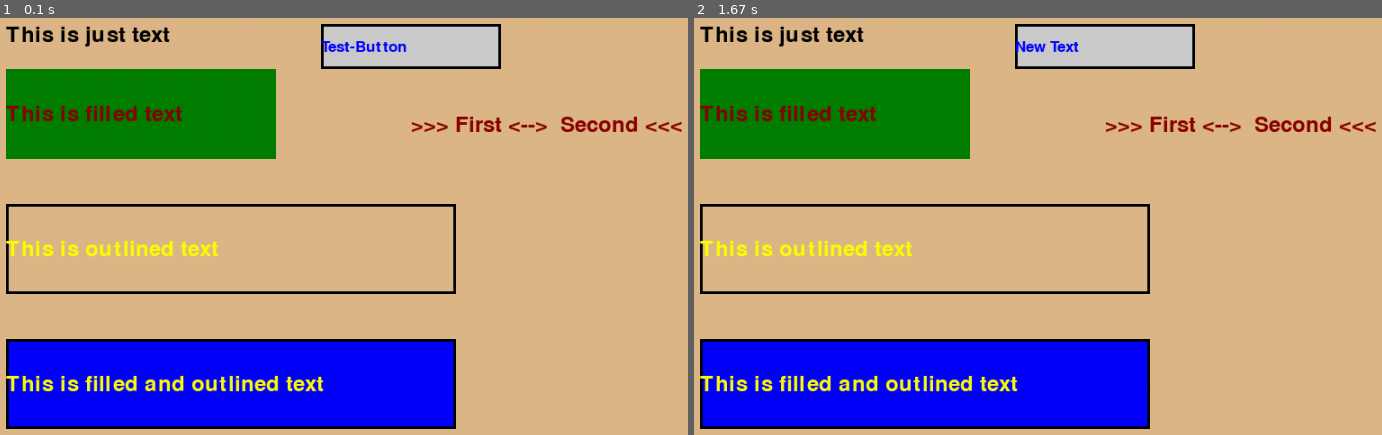
Above: before the commit, frames 1-2 (left to right).
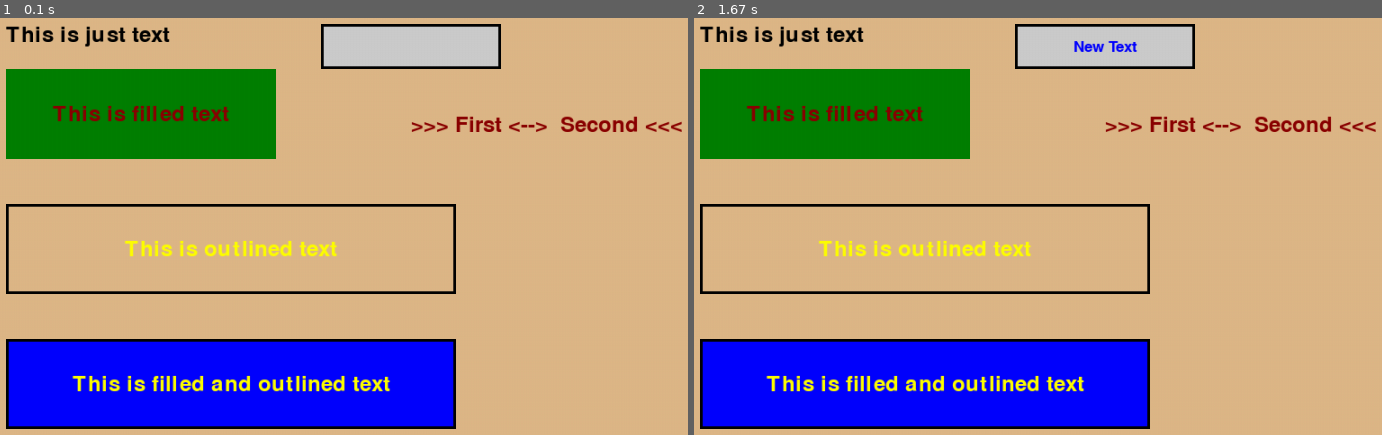
Above: after the commit, the same moments.

Repository: BrianDunneKK/cdkk
Game: pygame game, started from Test_cdkkSprite.py
Two runs of this game, one before a commit and one after it. Both use one fixed random seed, a clock stepped at 60 frames per second and the inputs below.
Inputs (mouse positions are in pixels of both pictures, inside the frame that each line leads up to):
- Up to frame 1 (0.1 s): no input
- Up to frame 2 (1.67 s): press the mouse at (1106, 47) at 0.37 s; move the mouse to (1203, 72) at 0.47 s; release the mouse at (1306, 97) at 0.6 s

The runs differ from the first frame. In frame 1, 3.1% of the frame differs, in the area x 0-60%, y 5-90%; in frame 2, 3.2%, in the area x 0-65%, y 5-90%.

Commit message:
Rename files; Split cdkkSprite

Diff:
--- a/TestPyGameSprite.py
+++ b/Test_cdkkSprite.py
@@ -1,4 +1,4 @@
-from PyGameApp import *
+from cdkkPyGameApp import *
 
 ### --------------------------------------------------
 
--- a/TestAnimation.py
+++ b/Test_cdkkUtils_Animation.py
@@ -1,4 +1,4 @@
-from PyGameApp import *
+from cdkkPyGameApp import *
 
 anim = Animation_Counter()
 anim.setup(5, ANIMATE_LOOP, 3)
@@ -24,7 +24,6 @@
     anim.next_loop()
     sequence.append(anim.current_image)
 print(sequence)
-
 
 anim.setup(5, ANIMATE_LOOP+ANIMATE_REVERSE, 3)
 print("--- ANIMATE_LOOP + ANIMATE_REVERSE ---")
--- a/TestPhysicsBall.py
+++ b/Test_cdkkUtils_Physics.py
@@ -1,4 +1,4 @@
-from PyGameApp import *
+from cdkkPyGameApp import *
 
 ### --------------------------------------------------
 
--- a/PyGameApp.py
+++ b/cdkkPyGameApp.py
@@ -1,8 +1,6 @@
 import pygame
 import os
-from PyGameSprite import *
-from PyGameUtils import *
-from colour_constants import *
+from cdkkSprite import *
 
 os.environ['SDL_VIDEO_CENTERED'] = '1'
 
--- a/PyGameSprite.py
+++ b/cdkkSprite.py
@@ -2,8 +2,8 @@
 
 import pygame
 import uuid
-from PyGameUtils import *
-from colour_constants import *
+from cdkkUtils import *
+from cdkkColours import *
 
 class Sprite(pygame.sprite.Sprite):
     def __init__(self, name=""):
@@ -282,7 +282,7 @@
         self._format_string = None
         self._colour_text = None
         self._auto_size = auto_size
-        self._align_horiz = -1  # -1=Left; 0=Centre; 1=Right
+        self._align_horiz = 0   # -1=Left; 0=Centre; 1=Right
         self._align_vert  = 0   # -1=Top; 0=Middle; 1=Bottom
 
     def setup_textbox(self, width, height, text_colour="black", text_size=36, box_colours=None):
@@ -291,9 +291,8 @@
         self.rect.height = height
         self.setup_text(text_size, text_colour)
 
-    def setup_text(self, textsize, textcolour="black", format_string="{0}", fontfile=None):
-        if self._text is None:
-            self._text = ""
+    def setup_text(self, textsize, textcolour="black", format_string="{0}", fontfile=None, text=""):
+        self.text = text
         self._font = pygame.font.Font(None, textsize)
         self.text_format = format_string
         self._colour_text = colours[textcolour]
@@ -607,14 +606,9 @@
 ### --------------------------------------------------
 
 class SpriteGroup(pygame.sprite.Group):
-    @property
-    def sprites_uuid_rect(self):
-        ur = []
-        for s in self.sprites():
-            ur.append((s.uuid, s.rect))
-        return ur
-
     def collide(self, sprite_group, dokilla=False, dokillb=False, collided=pygame.sprite.collide_mask):
         coll_dict = pygame.sprite.groupcollide(self, sprite_group, dokilla, dokillb, collided)
         # logger.debug("Collide: {0} with {1}".format("A", "B"))
         return coll_dict
+
+### --------------------------------------------------
--- /dev/null
+++ b/cdkkSpriteExtra.py
@@ -0,0 +1,133 @@
+from cdkkSprite import *
+
+### --------------------------------------------------
+
+class Sprite_BoardGame_Board(Sprite_Shape):
+    def __init__(self, name="Board"):
+        super().__init__(name)
+        self._rows = self._cols = 0
+        self._cell0 = pygame.Rect(0,0,0,0)
+        self._xsize = self._ysize = 0
+
+    @property
+    def rows(self):
+        return self._rows
+
+    @property
+    def cols(self):
+        return self._cols
+
+    def cell_rect(self, col, row):
+        x = self.rect.left + col * self._cell0.width
+        y = self.rect.top + row * self._cell0.height
+        return pygame.Rect(x, y, self._cell0.width, self._cell0.height)
+
+    def setup_grid(self, board_colours, xsize, cols, event_on_click, rows=None, ysize=None, line_width=2):
+        if (len(board_colours) == 1):
+            board_colours.append(None)
+        if (len(board_colours) == 2):
+            board_colours.append(board_colours[0])
+        if (len(board_colours) == 3):
+            board_colours.append("white")
+        self.colours = board_colours
+        self.line_width = line_width
+        self.event_on_click = event_on_click
+        if ysize == None:
+            ysize = xsize
+        self._xsize = xsize
+        self._ysize = ysize
+        if rows == None:
+            rows = cols
+        self.rect.width = xsize * cols
+        self.rect.height = ysize * rows
+
+        self.setup_shape(self.rect, [self._colour_fill])
+        for i in range(0,cols):
+            for j in range (0,rows):
+                r = pygame.Rect(i * xsize, j * ysize, xsize, ysize)
+                if (i+j)%2 == 0:
+                    col = colours[self._colour_fill]
+                else:
+                    col = colours[self._colour_alt]
+                pygame.draw.rect(self.image, col, r)
+                if (self._colour_line != None):
+                    pygame.draw.rect(self.image, colours[self._colour_line], r, self.line_width)
+        self._draw_reqd = False
+        self._cell0 = pygame.Rect(0, 0, xsize, ysize)
+
+    def find_cell(self, x, y, allow_outside=False):
+        col = (x - self.rect.left) // self._cell0.width
+        row = (y - self.rect.top) // self._cell0.height
+        if self.rect.collidepoint(x, y) or allow_outside:
+            return (col, row)
+        else:
+            return (-1, -1)
+
+    def highlight_cells(self, cell_list, highlight_on = True):
+        for c in cell_list:
+            r = pygame.Rect(c[0] * self._xsize, c[1] * self._ysize, self._xsize, self._ysize)
+            if highlight_on:
+                col = colours[self._colour_highlight]
+            else:
+                col = colours[self._colour_fill]
+            pygame.draw.rect(self.image, col, r)
+            if (self._colour_line != None):
+                pygame.draw.rect(self.image, colours[self._colour_line], r, 2)
+
+### --------------------------------------------------
+
+class Sprite_BoardGame_Piece(Sprite_Shape):
+    PIECE_CIRLCE = 1
+    PIECE_SQUARE = 2
+
+    def __init__(self, name, board, col=0, row=0):
+        super().__init__(name)
+        self._row = row
+        self._col = col
+        self._board = board
+        self._piece_shape = Sprite_BoardGame_Piece.PIECE_CIRLCE
+        self._cell = self._board.cell_rect(0,0)
+        self._cell.topleft = (0,0)
+        self.set_pos()
+
+    def reduce_cell(self, percentage):
+        r = self._cell
+        r = self._cell.inflate(-int(r.width * (percentage/100.0)), -int(r.height * (percentage/100.0)))
+        return r
+
+    def setup_piece(self, piece_shape, piece_colours, no_flip=True):
+        self.setup_shape()
+        self.colours = piece_colours
+        self._piece_shape = piece_shape
+        self._draw_reqd = True
+        if not no_flip:
+            self.flip()
+
+    def set_pos(self, col=None, row=None):
+        if col is not None:
+            self._col = col
+        if row is not None:
+            self._row = row
+        r = self._board.cell_rect(self._col, self._row)
+        self.rect.topleft = r.topleft
+        self.rect.size = r.size
+
+    def draw(self, force_draw=False):
+        if self._draw_reqd or force_draw:
+            self._draw_reqd = False
+            if (self._piece_shape == Sprite_BoardGame_Piece.PIECE_CIRLCE):
+                r = self.reduce_cell(20)
+                pygame.draw.ellipse(self.image, colours[self._colour_fill], r)
+                if (self._colour_line != None):
+                    pygame.draw.ellipse(self.image, colours[self._colour_line], r, 3)
+            if (self._piece_shape == Sprite_BoardGame_Piece.PIECE_SQUARE):
+                r = self.reduce_cell(30)
+                pygame.draw.rect(self.image, colours[self._colour_fill], r)
+                if (self._colour_line != None):
+                    pygame.draw.rect(self.image, colours[self._colour_line], r, 2)
+            self.set_pos()
+
+    def flip(self):
+        self.swap_colours()
+
+### --------------------------------------------------
Renamed: colour_constants.py -> cdkkColours.py
Renamed: PyGameUtils.py -> cdkkUtils.py
